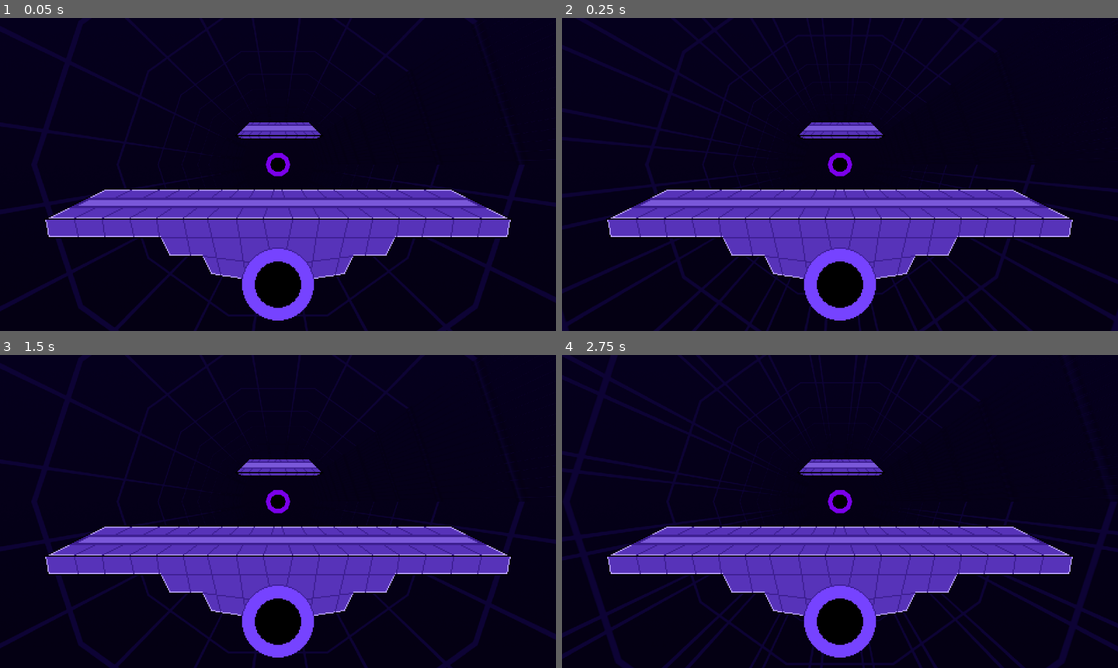
Above: before the commit, frames 1-4 (two rows, left to right).
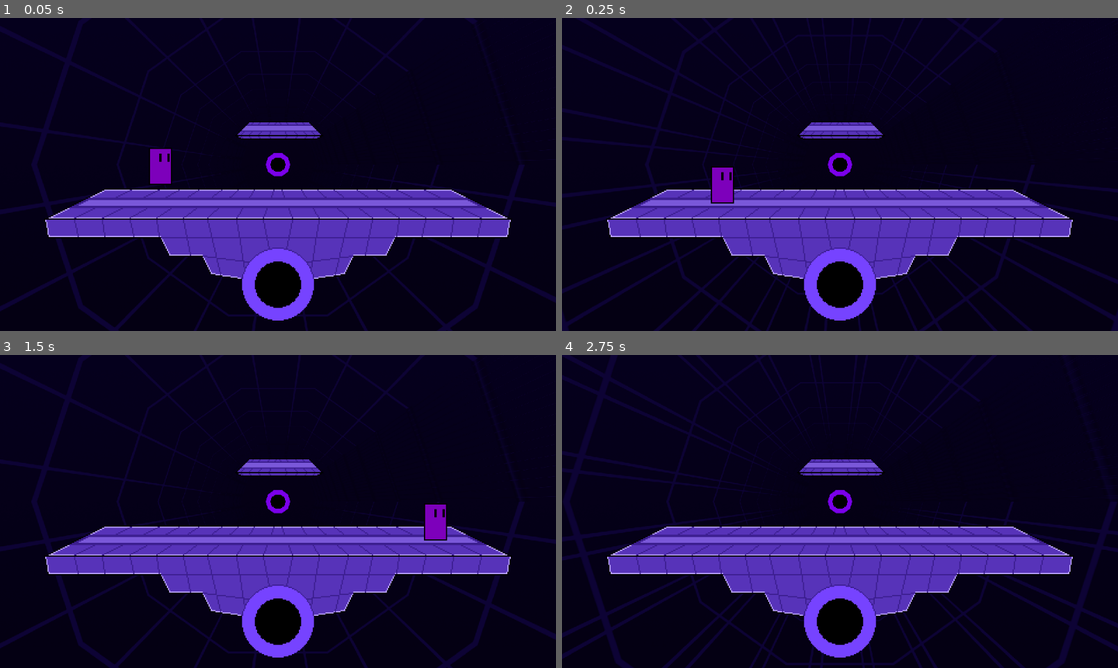
Above: after the commit, the same moments.

Repository: Logn35/SmashBox
Game: Godot game, scene res://Stages/Test Stage.tscn
The game is run twice, just before and just after one commit, with the same random seed, the same clock (stepped at 60 frames per second) and the same inputs.
Inputs:
- Up to frame 1 (0.05 s): no input
- Up to frame 2 (0.25 s): no input
- Up to frame 3 (1.5 s): hold D (moveRight) from 0.53 s (still down); tap Up (ui_up) at 0.77 s
- Up to frame 4 (2.75 s): tap Up (ui_up) at 1.52 s; release D (moveRight) at 2.03 s; hold A (moveLeft) from 2.03 s (still down)

The runs differ from the first frame. In frame 1, 0.4% of the frame differs, in the area x 26-31%, y 41-54%; in frame 2, 0.4%; in frame 3, 0.5%, in the area x 76-81%, y 47-60%; in frame 4, nothing differs.

Commit message:
jumping and moving now works

Diff:
--- a/Stages/Test Stage.tscn
+++ b/Stages/Test Stage.tscn
@@ -1,9 +1,10 @@
-[gd_scene load_steps=12 format=2]
+[gd_scene load_steps=13 format=2]
 
 [ext_resource path="res://Assets/Stage Tiles/SolidTiles.tscn" type="PackedScene" id=1]
 [ext_resource path="res://Assets/Stage Tiles/Ledge.tscn" type="PackedScene" id=2]
 [ext_resource path="res://Assets/Stage Tiles/PlatformBlock.tscn" type="PackedScene" id=3]
 [ext_resource path="res://Assets/Stage Tiles/PlayerSpawner.tscn" type="PackedScene" id=4]
+[ext_resource path="res://Actors/TestCharacter.tscn" type="PackedScene" id=5]
 [ext_resource path="res://Game Engine Objects/Game Engine.tscn" type="PackedScene" id=6]
 [ext_resource path="res://Assets/Sprites/Stages/Test Stage Foreground.png" type="Texture" id=7]
 [ext_resource path="res://scripts/3d in 2d.gd" type="Script" id=8]
@@ -83,3 +84,6 @@
 [node name="Test Stage Foreground" type="Sprite" parent="."]
 position = Vector2( 480, 266 )
 texture = ExtResource( 7 )
+
+[node name="TestCharacter" parent="." instance=ExtResource( 5 )]
+position = Vector2( 276.674, 231.353 )
--- a/scripts/KinematicBody2D.gd
+++ b/scripts/KinematicBody2D.gd
@@ -1,9 +1,9 @@
 extends KinematicBody2D
 
 const up = Vector2(0, -1)
-const gravity = 20
-const speed = 200
-const jumpHeight = -550
+const gravity = 500
+const speed = 500
+const jumpHeight = -10000
 
 var motion = Vector2()
 
